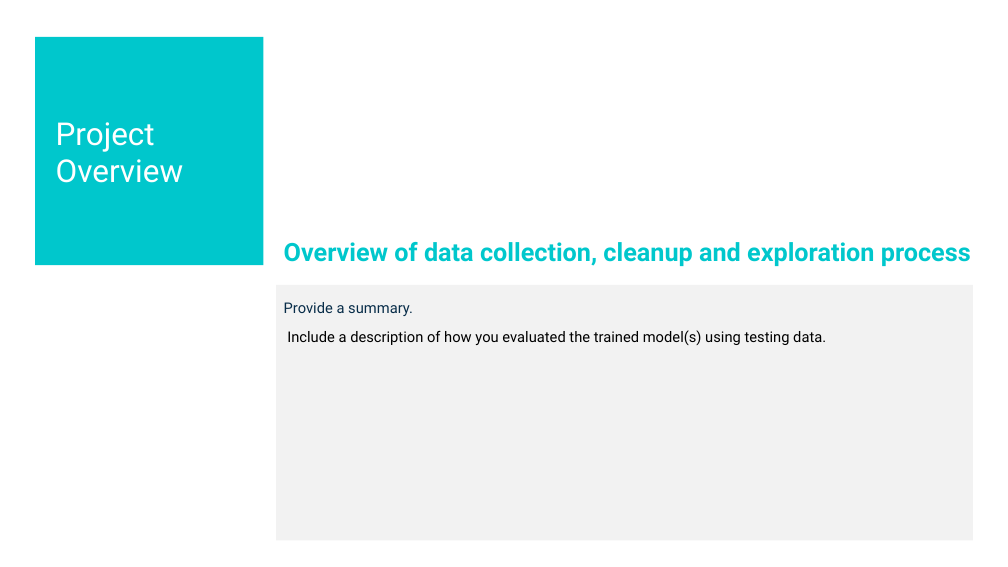
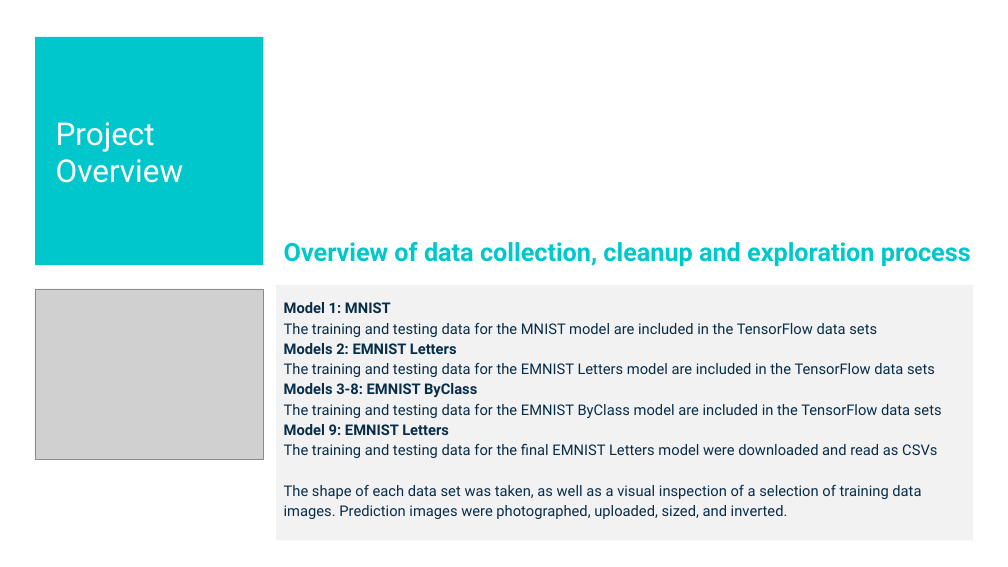
Before and after one commit to shawnfeils/OSU-AIBC-Project-3, a slide deck: slide 4 of AI_Bootcamp_Final_Project_Group_1.pptx. Drawn at 1008x567 pixels with LibreOffice and Linux fonts; fonts in the diff are those of the drawing; grey boxes stand for pictures. Boxes give left, top, right and bottom in pixels: in the first picture for what was removed or moved away, otherwise in the second. Text is boxed around its words. In the diff, an @@ line names an element or a change of style, - is before the commit and + after.

```diff
--- a/AI_Bootcamp_Final_Project_Group_1.pptx
+++ b/AI_Bootcamp_Final_Project_Group_1.pptx
@@ picture added at (35, 289, 263, 460) @@
@@ text at (284, 302, 942, 519): text changed; text colour #000000 to #082D49 @@
-Provide a summary.
-Include a description of how you evaluated the trained model(s) using testing data.
+Model 1: MNIST
+The training and testing data for the MNIST model are included in the TensorFlow data sets
+Models 2: EMNIST Letters
+The training and testing data for the EMNIST Letters model are included in the TensorFlow data sets
+Models 3-8: EMNIST ByClass
+The training and testing data for the EMNIST ByClass model are included in the TensorFlow data sets
+Model 9: EMNIST Letters
+The training and testing data for the final EMNIST Letters model were downloaded and read as CSVs
+The shape of each data set was taken, as well as a visual inspection of a selection of training data images. Prediction images were photographed, uploaded, sized, and inverted.
```
Also in this commit, not shown: 9 other slides changed, 1 slide added, 1 slide removed, 6 other files.
